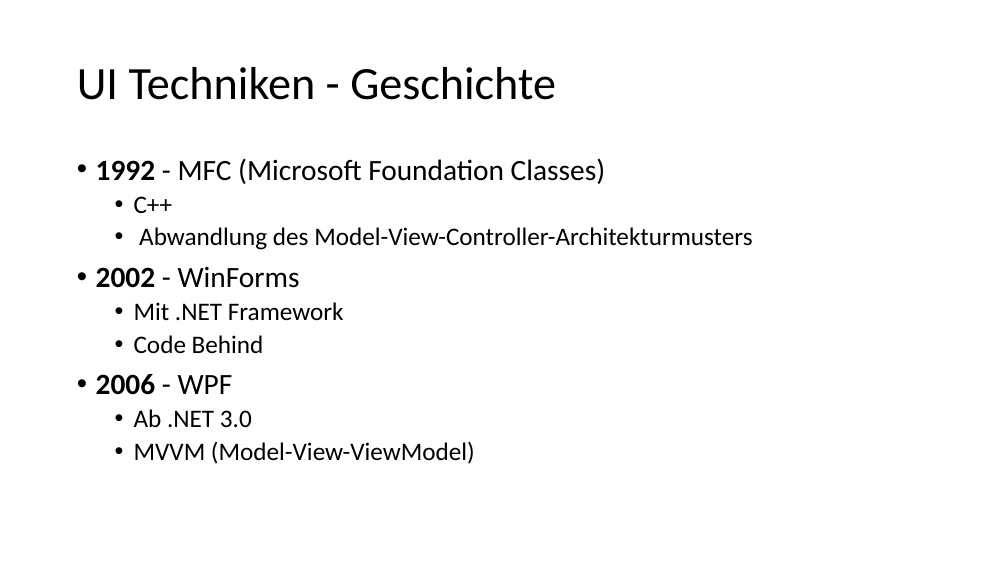
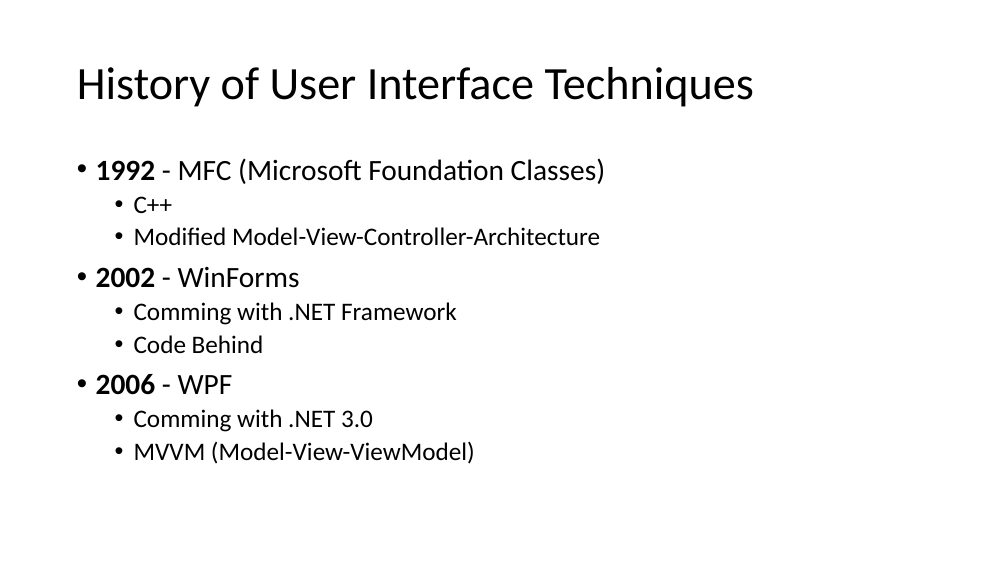
Before and after one commit to FrankPfattheicher/stonehenge.Chromely, a slide deck: slide 2 of stonehengeChromely.pptx. Drawn at 1008x567 pixels with LibreOffice and Linux fonts; fonts in the diff are those of the drawing. Boxes give left, top, right and bottom in pixels: in the first picture for what was removed or moved away, otherwise in the second. Text is boxed around its words. In the diff, an @@ line names an element or a change of style, - is before the commit and + after.

Commit message:
Work on PPT

```diff
--- a/stonehengeChromely.pptx
+++ b/stonehengeChromely.pptx
@@ title at (x1=77, y1=67, x2=754, y2=107): text changed @@
-UI Techniken - Geschichte
+History of User Interface Techniques
@@ text at (x1=134, y1=227, x2=600, y2=245): text changed @@
-  • Abwandlung des Model-View-Controller-Architekturmusters
+  • Modified Model-View-Controller-Architecture
@@ text at (x1=134, y1=302, x2=457, y2=325): text changed @@
-  • Mit .NET Framework
+  • Comming with .NET Framework
@@ text at (x1=134, y1=409, x2=373, y2=432): text changed @@
-  • Ab .NET 3.0
+  • Comming with .NET 3.0
```
Also in this commit, not shown: 5 other slides changed, 1 slide added.
